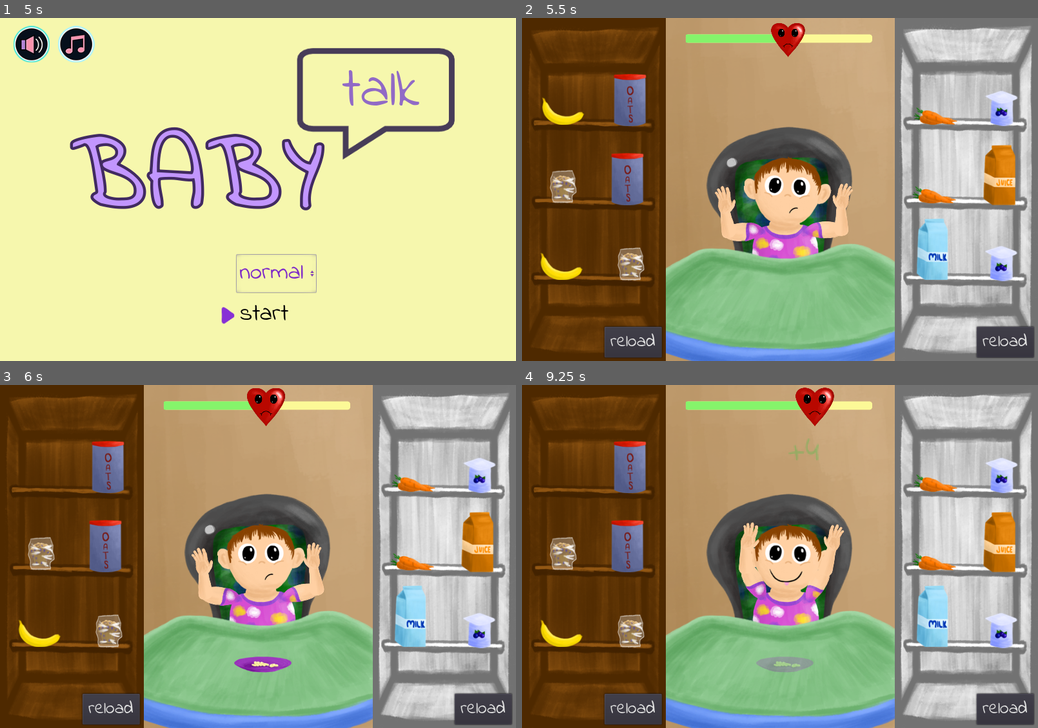
Above: before the commit, frames 1-4 (two rows, left to right).
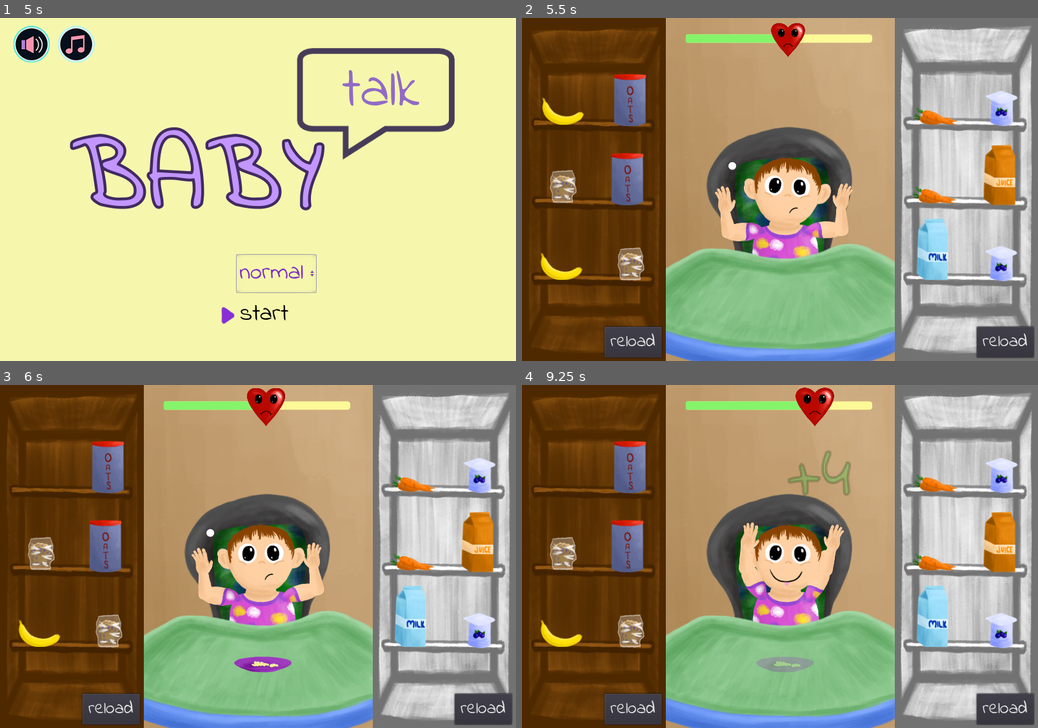
Above: after the commit, the same moments.

Repository: metcalf-putnam/famJam2021
Game: Godot game, scene res://base_scene/base.tscn
Two runs of this game, one before a commit and one after it. Both use one fixed random seed, a clock stepped at 60 frames per second and the inputs below.
Inputs (mouse positions are in pixels of both pictures, inside the frame that each line leads up to):
- Up to frame 1 (5 s): move the mouse to (371, 172) at 0.52 s; click (371, 172) at 0.67 s; tap Enter at 1.25 s; move the mouse to (154, 206) at 1.27 s; click (154, 206) at 1.42 s; click "reload" at 2 s; move the mouse to (309, 114) at 2.77 s; click (309, 114) at 2.92 s; click "normal" at 3.5 s; click "normal" at 4.25 s
- Up to frame 2 (5.5 s): click "start" at 5 s
- Up to frame 3 (6 s): move the mouse to (41, 460) at 5.77 s; click (41, 460) at 5.92 s
- Up to frame 4 (9.25 s): move the mouse to (630, 463) at 6.52 s; click (630, 463) at 6.67 s; move the mouse to (563, 539) at 7.27 s; click (563, 539) at 7.42 s; move the mouse to (625, 542) at 8.02 s; click (625, 542) at 8.17 s; move the mouse to (563, 614) at 8.77 s; click (563, 614) at 8.92 s

Frame 1 is identical in both runs. In frame 2, less than 0.1% of the frame differs, in the area x 39-42%, y 40-45%; in frame 3, less than 0.1%; in frame 4, 0.6%, in the area x 51-64%, y 15-33%.

Commit message:
new images in, plus text has outline for readability

Diff:
--- a/food_dic.gd
+++ b/food_dic.gd
@@ -119,8 +119,8 @@
 }
 
 var food_holders = {
-	"pantry" : "res://food/mini_pantry.png",
-	"fridge" : "res://food/mini_fridge.png"
+	"pantry" : "res://food/pantryclue.png",
+	"fridge" : "res://food/fridgeclue.png"
 }
 
 var audio_clips = {
@@ -128,7 +128,7 @@
 	"fridge" : "res://baby/vocals/Cold.wav",
 	"banana" : "res://baby/vocals/Banana.wav",
 	"pink" : "res://baby/vocals/Pink.wav",
-	"orange" : "res://baby/vocals/Orange.wav",
+	"orange" : "res://baby/vocals/orange (1).wav",
 	"white" : "res://baby/vocals/White.wav",
 	"yellow" : "res://baby/vocals/yell(ow).wav",
 	"blueberries" : "res://baby/vocals/berries_2.wav",
--- a/meter/meter.tscn
+++ b/meter/meter.tscn
@@ -69,7 +69,7 @@
 "times": PoolRealArray( 0.9, 2.3 ),
 "transitions": PoolRealArray( 1, 3.86374 ),
 "update": 0,
-"values": [ Vector2( 0.25, 0.25 ), Vector2( 2, 2 ) ]
+"values": [ Vector2( 0.25, 0.25 ), Vector2( 1, 1 ) ]
 }
 tracks/4/type = "value"
 tracks/4/path = NodePath("../Change:modulate")
@@ -207,7 +207,9 @@
 }
 
 [sub_resource type="DynamicFont" id=7]
-size = 32
+size = 64
+outline_size = 1
+outline_color = Color( 0.00392157, 0.00392157, 0.00392157, 1 )
 font_data = ExtResource( 4 )
 
 [node name="ProgressBar" type="ProgressBar"]
@@ -228,7 +230,7 @@
 
 [node name="Heart" type="Sprite" parent="."]
 position = Vector2( 166.28, 9.52441 )
-scale = Vector2( 0.25, 0.25 )
+scale = Vector2( 0.3, 0.3 )
 texture = ExtResource( 2 )
 
 [node name="ValueAnim" type="AnimationPlayer" parent="Heart"]
@@ -248,7 +250,7 @@
 [node name="Tween" type="Tween" parent="."]
 
 [node name="BonusText" type="Label" parent="."]
-modulate = Color( 1, 1, 1, 0 )
+modulate = Color( 1, 1, 1, 0.5 )
 margin_left = 100.067
 margin_top = 31.1632
 margin_right = 254.067
@@ -260,12 +262,11 @@
 }
 
 [node name="Change" type="Label" parent="."]
-modulate = Color( 1, 1, 1, 0 )
 margin_left = 144.221
 margin_top = 28.9867
 margin_right = 298.221
 margin_bottom = 76.9867
-rect_scale = Vector2( 2, 2 )
+rect_scale = Vector2( 0.25, 0.25 )
 custom_fonts/font = SubResource( 7 )
 text = "+33"
 __meta__ = {
--- a/thought_bubble/ThoughtBubble.tscn
+++ b/thought_bubble/ThoughtBubble.tscn
@@ -1,9 +1,9 @@
 [gd_scene load_steps=11 format=2]
 
-[ext_resource path="res://thought_bubble/bub1.png" type="Texture" id=1]
+[ext_resource path="res://thought_bubble/bubble1.png" type="Texture" id=1]
 [ext_resource path="res://dishes/bowl.png" type="Texture" id=2]
-[ext_resource path="res://thought_bubble/bub3.png" type="Texture" id=3]
-[ext_resource path="res://thought_bubble/bub2.png" type="Texture" id=4]
+[ext_resource path="res://thought_bubble/thoughtbubble.png" type="Texture" id=3]
+[ext_resource path="res://thought_bubble/bubble2.png" type="Texture" id=4]
 [ext_resource path="res://thought_bubble/thought_bubble.gd" type="Script" id=5]
 [ext_resource path="res://baby/vocals/orange (1).wav" type="AudioStream" id=6]
 
@@ -248,24 +248,21 @@
 anims/reset = SubResource( 4 )
 
 [node name="Bub1" type="Sprite" parent="."]
-modulate = Color( 1, 1, 1, 0 )
 position = Vector2( -0.944931, 0.944939 )
 texture = ExtResource( 1 )
 
 [node name="Bub2" type="Sprite" parent="."]
-modulate = Color( 1, 1, 1, 0 )
 position = Vector2( -2.03895, -32.2712 )
 scale = Vector2( 1.06667, 1.06667 )
 texture = ExtResource( 4 )
 
 [node name="Bub3" type="Sprite" parent="."]
-modulate = Color( 1, 1, 1, 0 )
 position = Vector2( -5.60366, -94.1543 )
 texture = ExtResource( 3 )
 
 [node name="Clue" type="Sprite" parent="Bub3"]
-position = Vector2( 0.716003, -10.452 )
-scale = Vector2( 0.6, 0.6 )
+position = Vector2( 0.716003, -5.452 )
+scale = Vector2( 0.5, 0.5 )
 texture = ExtResource( 2 )
 
 [node name="AudioStreamPlayer" type="AudioStreamPlayer" parent="."]
Binary file added: food/fridgeclue.png
Not shown, added: food/fridgeclue.png.import
Binary file removed: food/mini_fridge.png
Binary file removed: food/mini_pantry.png
Binary file added: food/pantryclue.png
Not shown, added: food/pantryclue.png.import
Binary file added: thought_bubble/bubble1.png
Not shown, changed: thought_bubble/bubble1.png.import
Binary file added: thought_bubble/bubble2.png
Not shown, added: thought_bubble/bubble2.png.import
Binary file added: thought_bubble/thoughtbubble.png
Not shown, changed: thought_bubble/thoughtbubble.png.import
